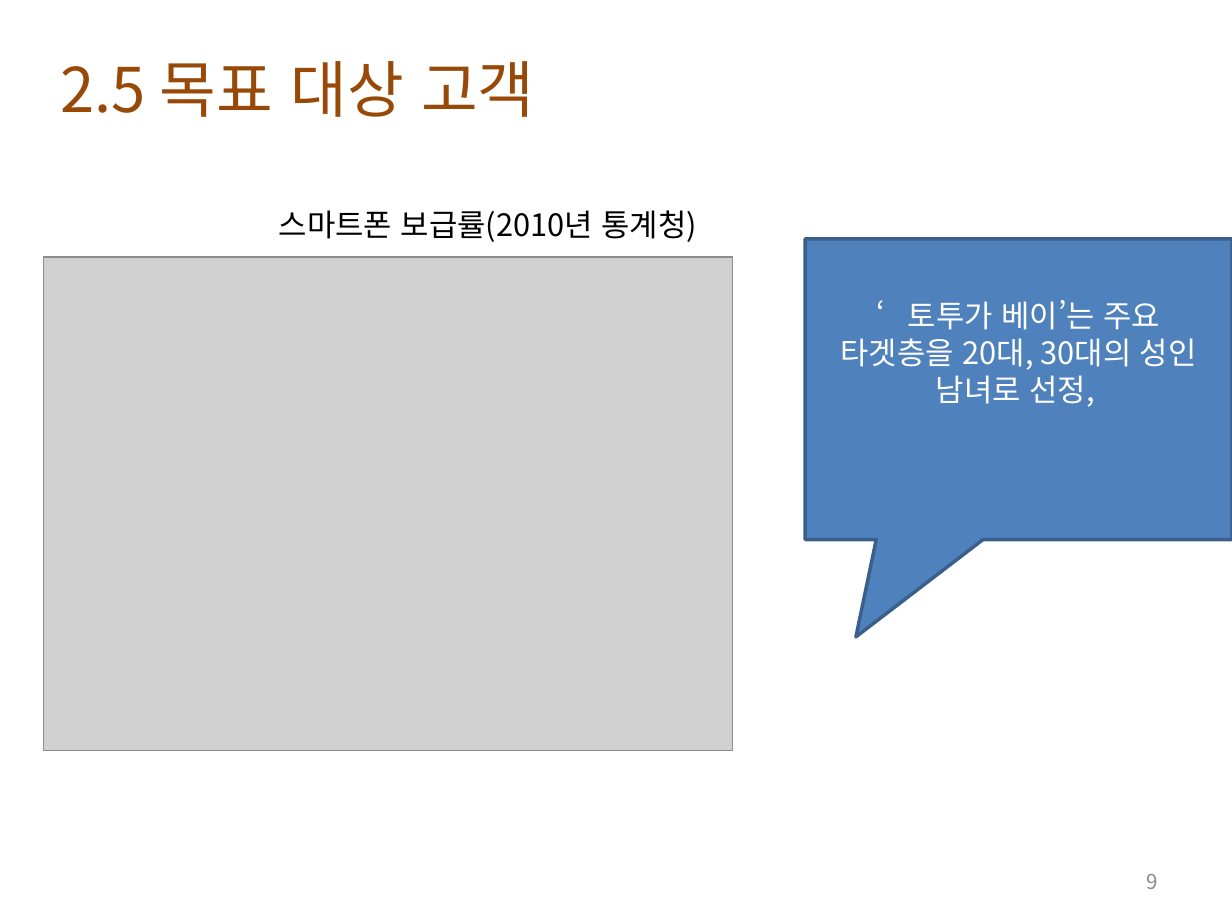
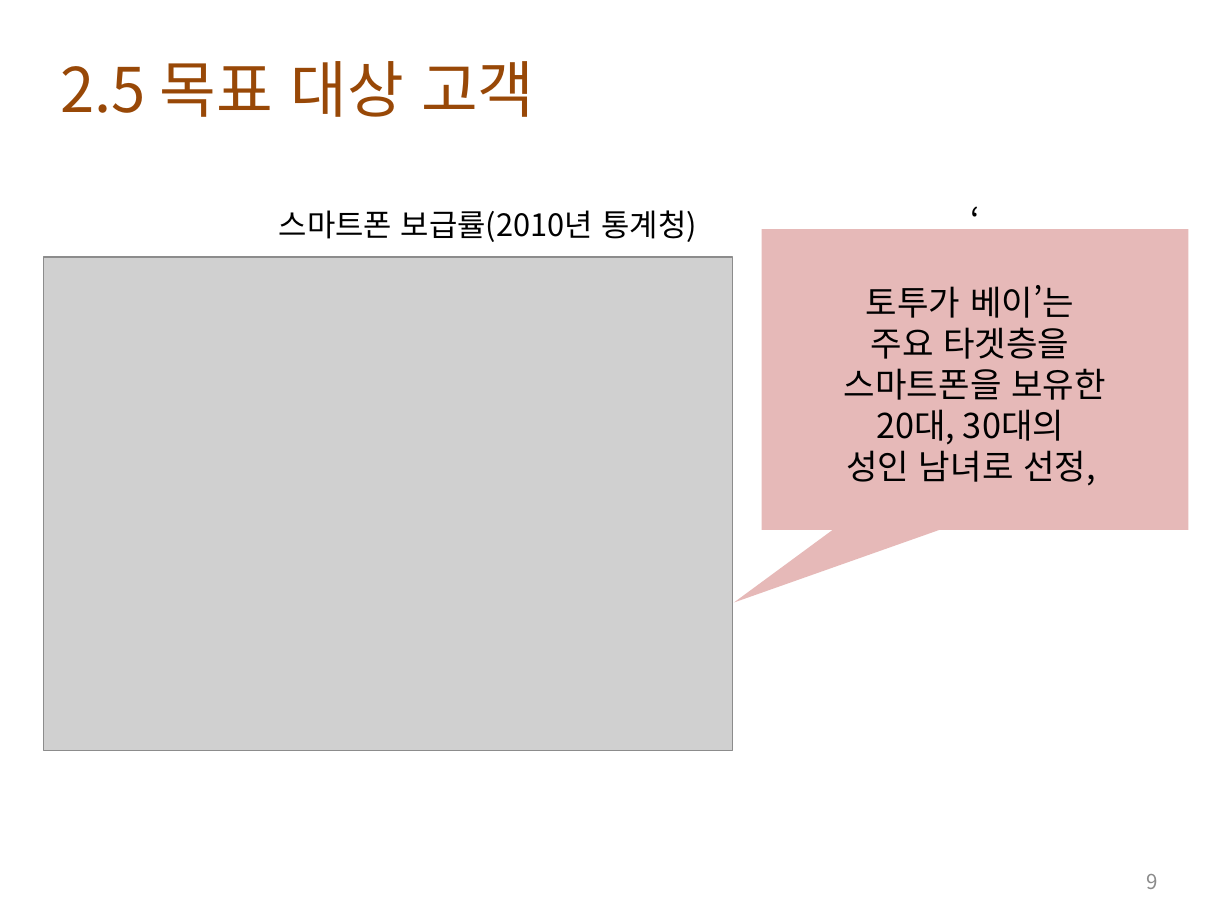
Before and after one commit to lge920904/planning_contest, a slide deck: slide 9 of tortuga bay 0.3.pptx. Drawn at 1232x924 pixels with LibreOffice and Linux fonts; fonts in the diff are those of the drawing; grey boxes stand for pictures; background and template pictures are left out. Boxes give left, top, right and bottom in pixels: in the first picture for what was removed or moved away, otherwise in the second. Text is boxed around its words. In the diff, an @@ line names an element or a change of style, - is before the commit and + after.

```diff
--- a/tortuga bay 0.3.pptx
+++ b/tortuga bay 0.3.pptx
@@ speech box "‘": place and size @@
-speech box "‘" at (806, 239, 1232, 540)
+speech box "‘" at (761, 229, 1188, 530)
@@ speech box "‘" at (761, 229, 1188, 530): fill #4F81BD to #E6B9B8; outline #3A5F8C 2 pt to none; proportions changed @@
@@ text in speech box at (844, 285, 1106, 486): text changed; size 18 to 20 pt; text colour #FFFFFF to #000000 @@
-‘토투가 베이’는 주요 타겟층을 20대, 30대의 성인 남녀로 선정,
+‘
+토투가 베이’는
+주요 타겟층을
+스마트폰을 보유한
+20대, 30대의
+성인 남녀로 선정,
```
Also in this commit, not shown: 1 other slide changed, 3 other files.
